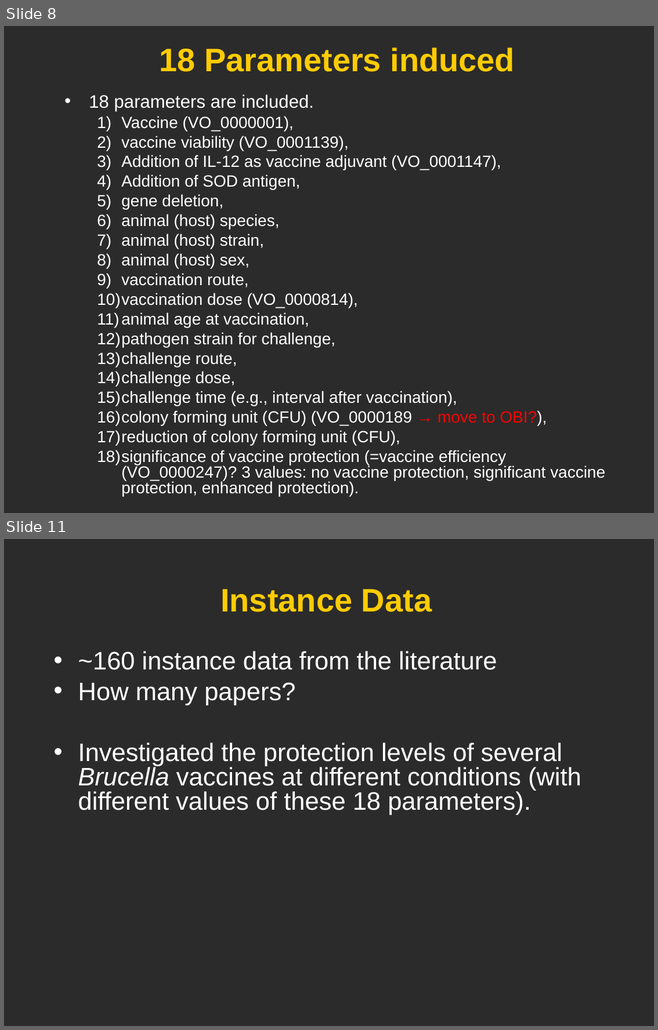
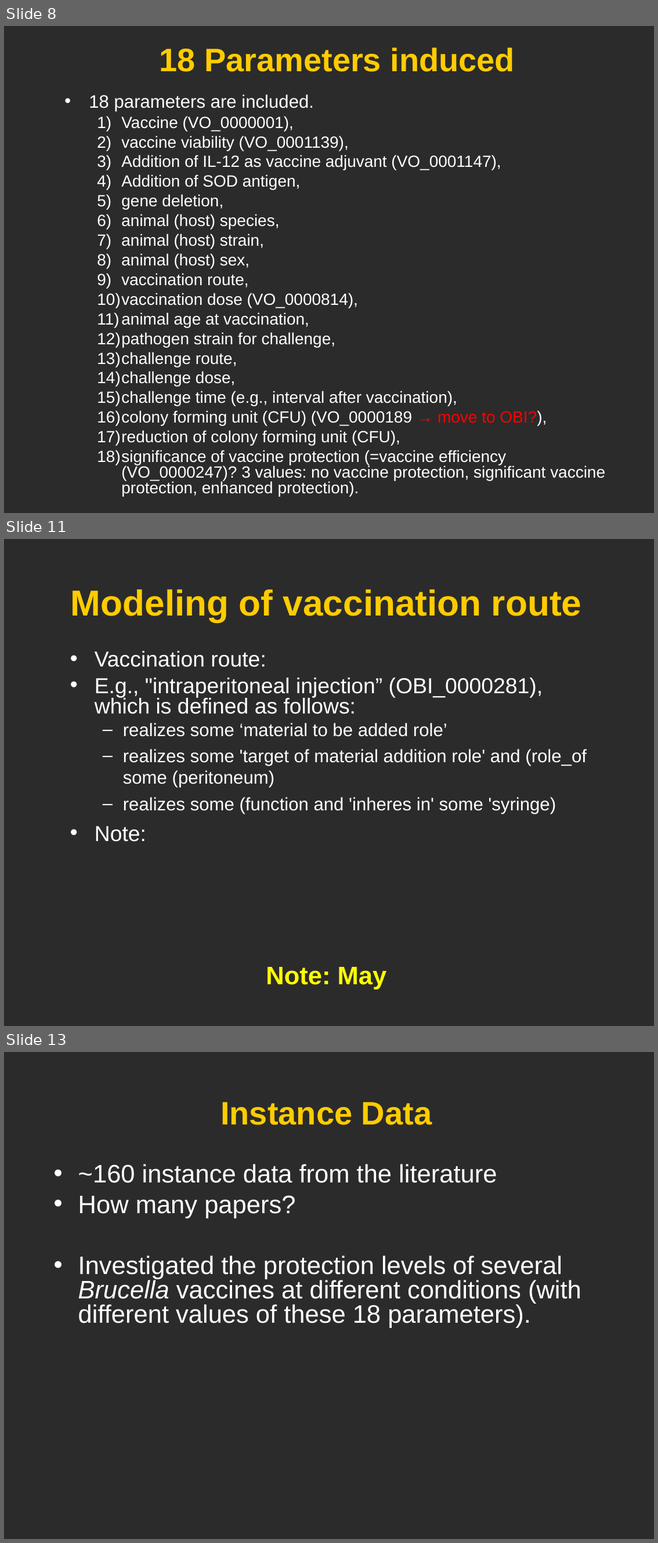
Before and after one commit to obi-ontology/obi-legacy-svn, a slide deck: trunk/docs/developer/use cases/Vaccine_usercase_Vancouver2010.ppt. Shown one above the other, each under a label of ours: slides 8 and 11 before the commit, slides 8, 11 and 13 after it; the slides between them are not shown. The pictures are 658x1030 and 658x1543 pixels, drawn with LibreOffice and Linux fonts; fonts in the diff are those of the drawing; background and template pictures are left out; a plain dark background stands for a picture behind light text. Boxes give left, top, right and bottom in pixels: in the first picture for what was removed or moved away, otherwise in the second. Text is boxed around its words. In the diff, an @@ line names an element or a change of style, - is before the commit and + after.

```diff
--- a/trunk/docs/developer/use cases/Vaccine_usercase_Vancouver2010.ppt
+++ b/trunk/docs/developer/use cases/Vaccine_usercase_Vancouver2010.ppt
@@ slide 11 added at (4, 539, 654, 1026), background picture (left out) @@
@@ title added at (71, 589, 581, 622), 40 pt, text #FFCC00, bold @@
+Modeling of vaccination route
@@ text added at (94, 651, 586, 842), 20 pt, text #FFFFFF @@
+• Vaccination route:
+• E.g., "intraperitoneal injection” (OBI_0000281), which is defined as follows:
+  – realizes some ‘material to be added role’
+  – realizes some 'target of material addition role' and (role_of some (peritoneum)
+  – realizes some (function and 'inheres in' some 'syringe)
+• Note:
@@ text added at (266, 967, 387, 990), 28 pt, text #FFFF00, bold @@
+Note: May
@@ what was slide 11 is now slide 13 @@
```
Also in this commit, not shown: 3 slides changed, 4 other slides added, 1 slide removed.
